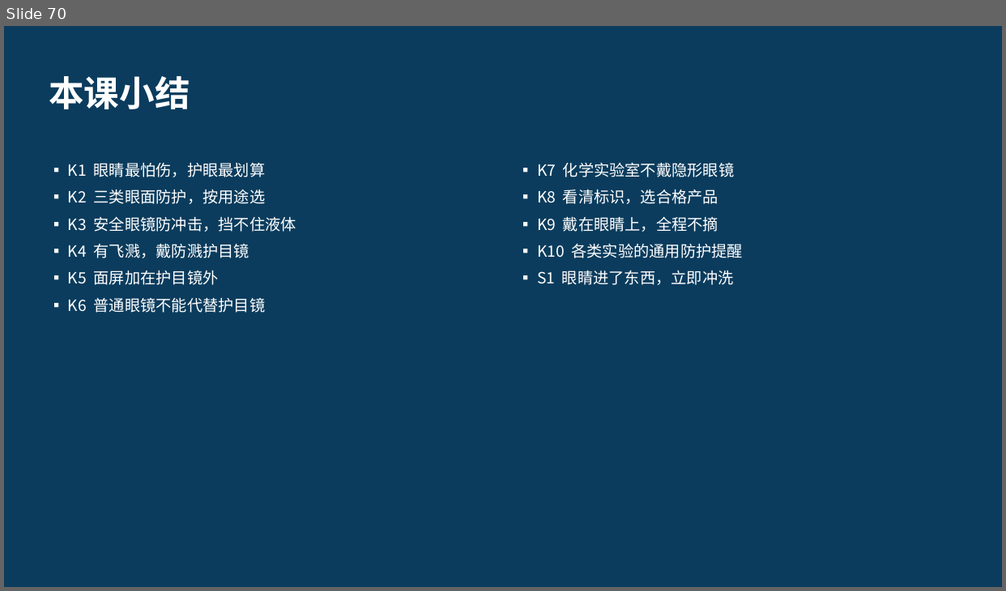
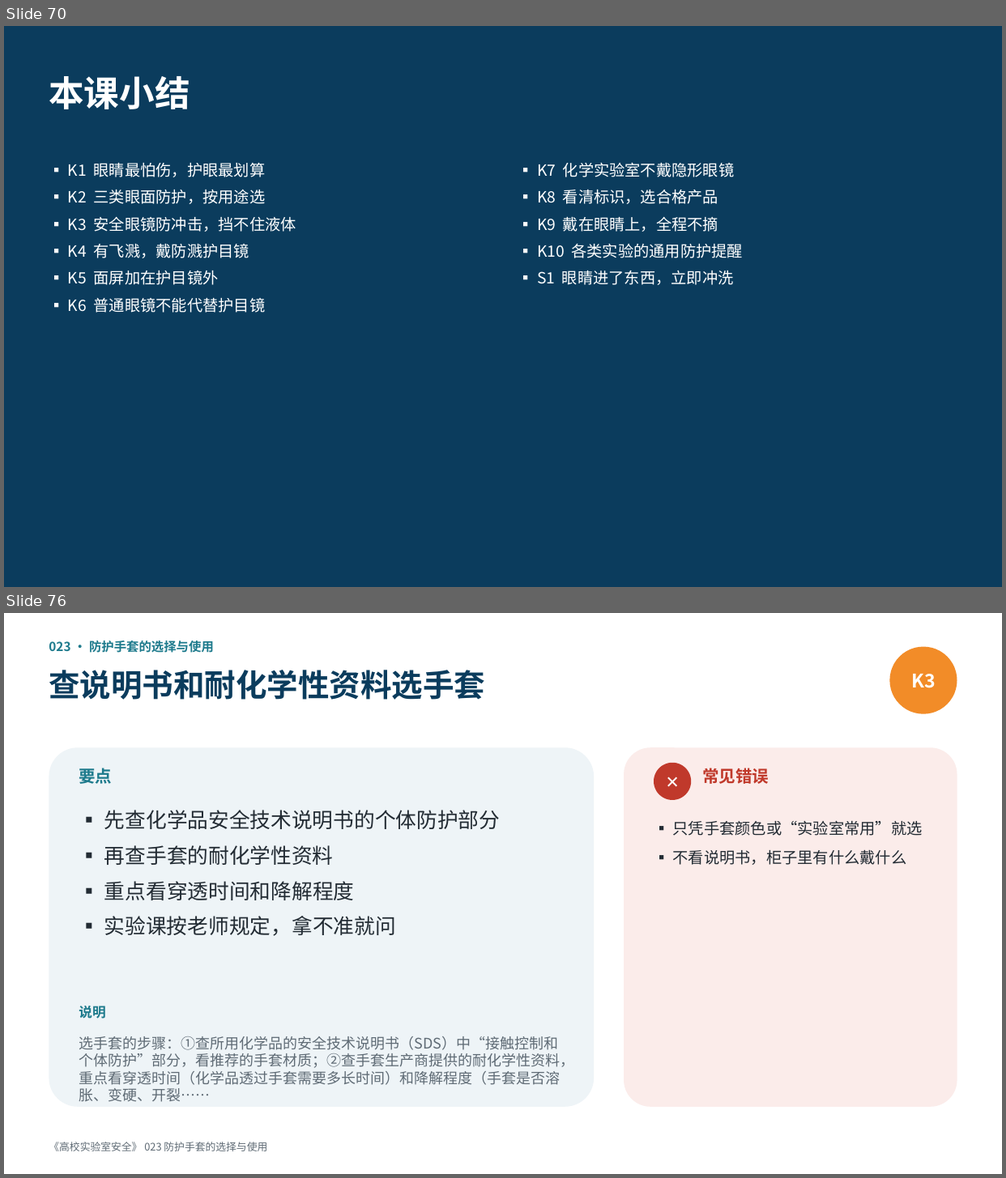
Before and after one commit to hanrongwx-max/videoyoutubo, a slide deck: course/高校实验室安全/课件/第3章_通用安全与个人防护.pptx. Shown one above the other, each under a label of ours: slide 70 before the commit, slides 70 and 76 after it; the slides between them are not shown. The pictures are 1006x591 and 1006x1178 pixels, drawn with LibreOffice and Linux fonts; fonts in the diff are those of the drawing. Boxes give left, top, right and bottom in pixels: in the first picture for what was removed or moved away, otherwise in the second. Text is boxed around its words. In the diff, an @@ line names an element or a change of style, - is before the commit and + after.

```diff
--- a/course/高校实验室安全/课件/第3章_通用安全与个人防护.pptx
+++ b/course/高校实验室安全/课件/第3章_通用安全与个人防护.pptx
@@ slide 76 added at bbox=[4, 613, 1002, 1174], background #FFFFFF @@
@@ text added at bbox=[49, 641, 214, 653], 12 pt, text #1D7A8C, bold @@
+023 · 防护手套的选择与使用
@@ ellipse added at bbox=[889, 647, 957, 714], fill #F28C28, 18 pt, text #FFFFFF, bold @@
+K3
@@ text added at bbox=[49, 670, 485, 700], 30 pt, text #0B3C5D, bold @@
+查说明书和耐化学性资料选手套
@@ rounded rectangle added at bbox=[49, 747, 594, 1107], fill #EEF4F7 @@
@@ rounded rectangle added at bbox=[624, 747, 957, 1107], fill #FBECEA @@
@@ text added at bbox=[79, 768, 112, 784], 16 pt, text #1D7A8C, bold @@
+要点
@@ ellipse added at bbox=[654, 763, 691, 800], fill #C0392B, 16 pt, text #FFFFFF, bold @@
+✕
@@ text added at bbox=[702, 768, 769, 784], 16 pt, text #C0392B, bold @@
+常见错误
@@ text added at bbox=[104, 810, 500, 936], 20 pt, text #222B33 @@
+▪ 先查化学品安全技术说明书的个体防护部分
+▪ 再查手套的耐化学性资料
+▪ 重点看穿透时间和降解程度
+▪ 实验课按老师规定，拿不准就问
@@ text added at bbox=[673, 820, 923, 865], 15 pt, text #222B33 @@
+▪ 只凭手套颜色或“实验室常用”就选
+▪ 不看说明书，柜子里有什么戴什么
@@ text added at bbox=[79, 1006, 105, 1019], 13 pt, text #1D7A8C, bold @@
+说明
@@ text added at bbox=[79, 1037, 574, 1102], 14 pt, text #5F6B75 @@
+选手套的步骤：①查所用化学品的安全技术说明书（SDS）中“接触控制和个体防护”部分，看推荐的手套材质；②查手套生产商提供的耐化学性资料，重点看穿透时间（化学品透过手套需要多长时间）和降解程度（手套是否溶胀、变硬、开裂……
@@ text added at bbox=[49, 1142, 267, 1152], 10 pt, text #5F6B75 @@
+《高校实验室安全》 023 防护手套的选择与使用
```
Also in this commit, not shown: 16 other slides added, 4 other files.
